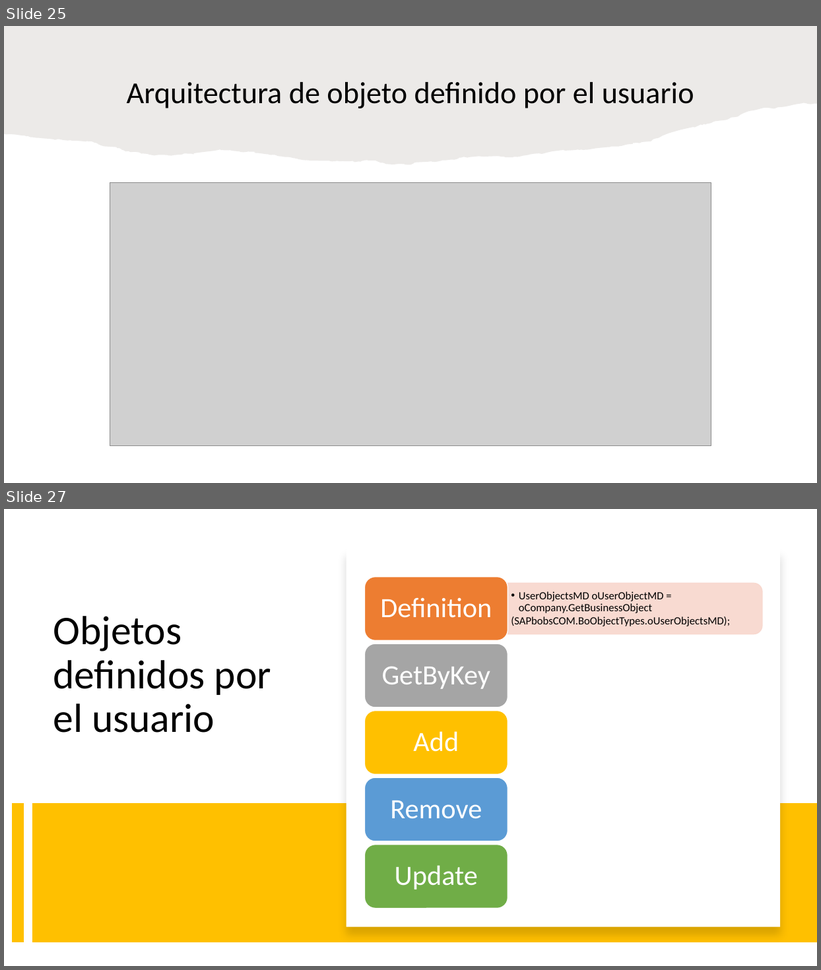
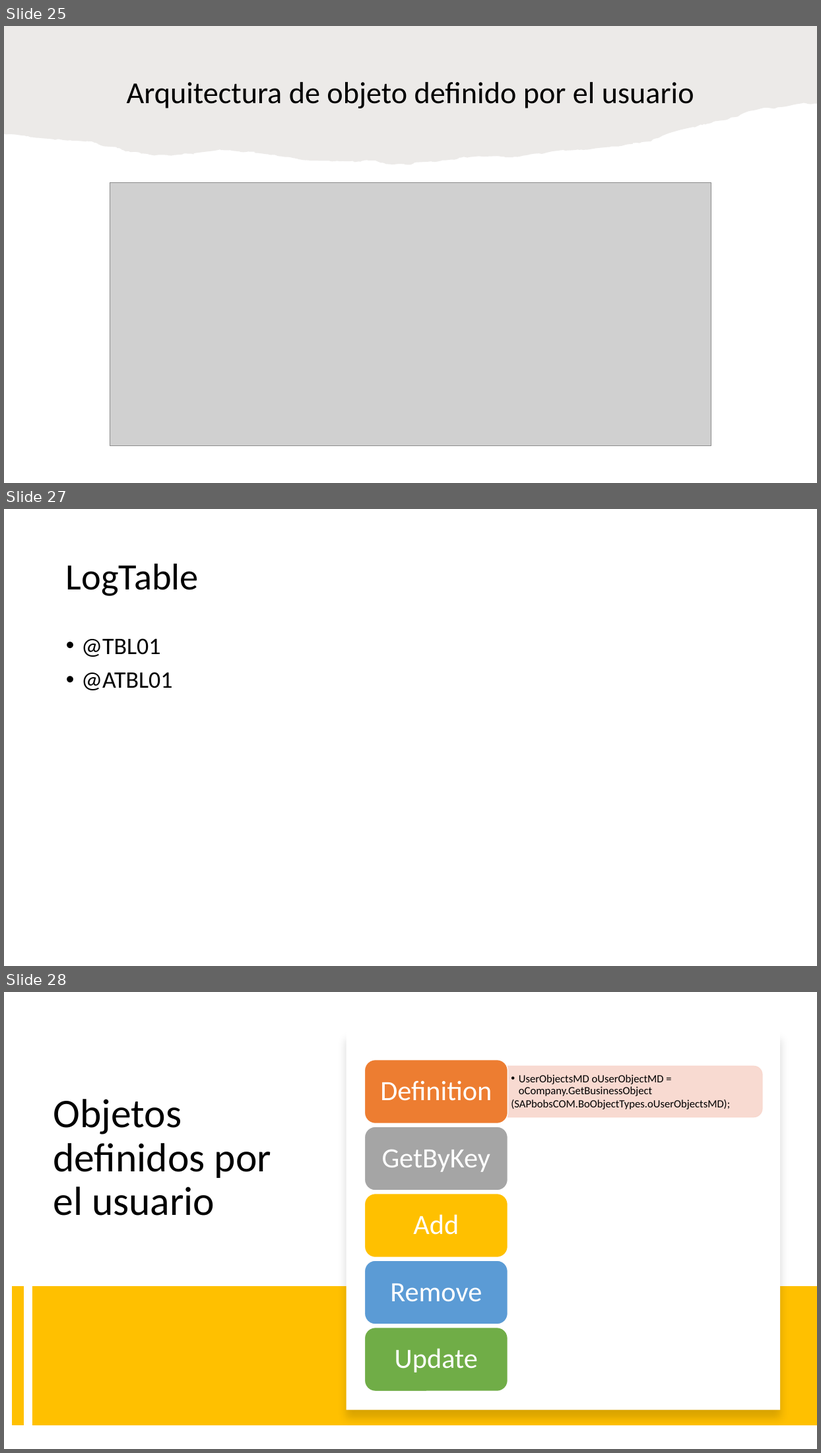
Before and after one commit to onesolutionsGT/CAPACITACION-DIDELCO, a slide deck: POWERPOINT/SBO_DIAPI.pptx. Shown one above the other, each under a label of ours: slides 25 and 27 before the commit, slides 25, 27 and 28 after it; the slides between them are not shown. The pictures are 821x970 and 821x1453 pixels, drawn with LibreOffice and Linux fonts; fonts in the diff are those of the drawing; grey boxes stand for pictures. Boxes give left, top, right and bottom in pixels: in the first picture for what was removed or moved away, otherwise in the second. Text is boxed around its words. In the diff, an @@ line names an element or a change of style, - is before the commit and + after.

```diff
--- a/POWERPOINT/SBO_DIAPI.pptx
+++ b/POWERPOINT/SBO_DIAPI.pptx
@@ slide 27 added at box(4, 509, 817, 966), background #FFFFFF @@
@@ title added at box(66, 563, 199, 596), 44 pt, text #000000 @@
+LogTable
@@ text added at box(81, 638, 173, 691), 28 pt, text #000000 @@
+• @TBL01
+• @ATBL01
@@ what was slide 27 is now slide 28 @@
```
Also in this commit, not shown: 3 slides changed, 3 other slides added, 7 other files.
